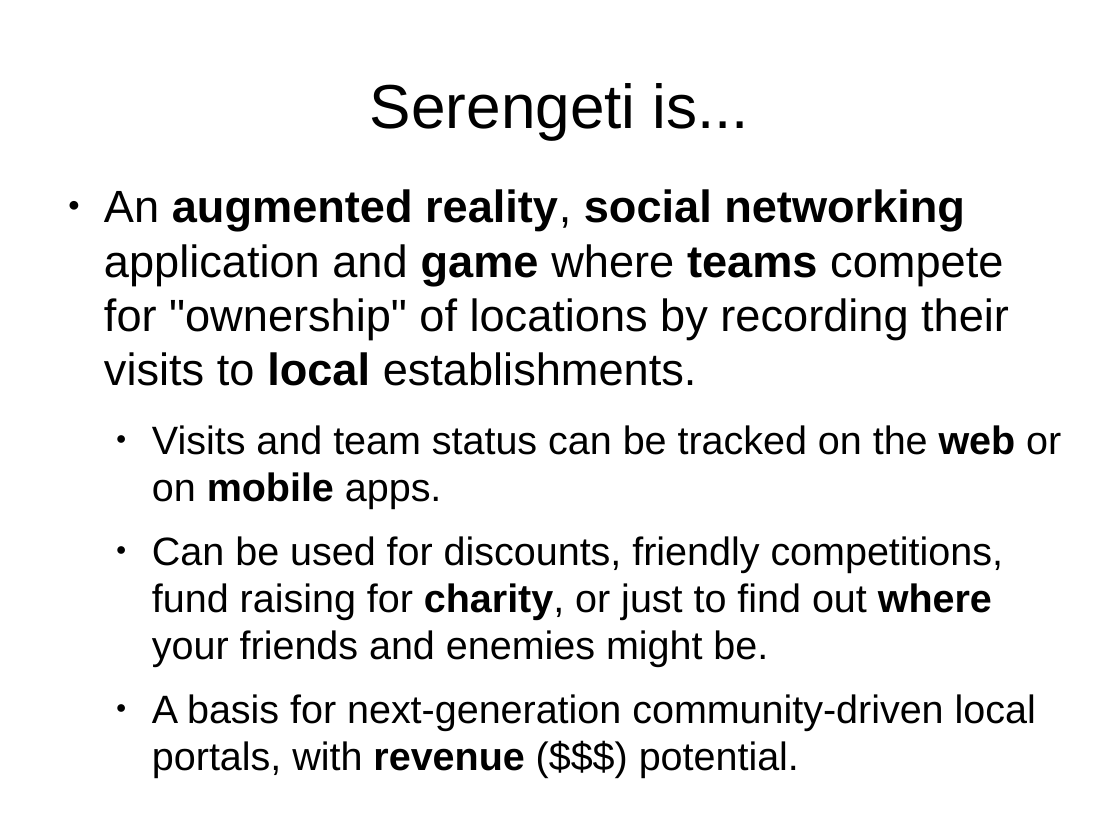
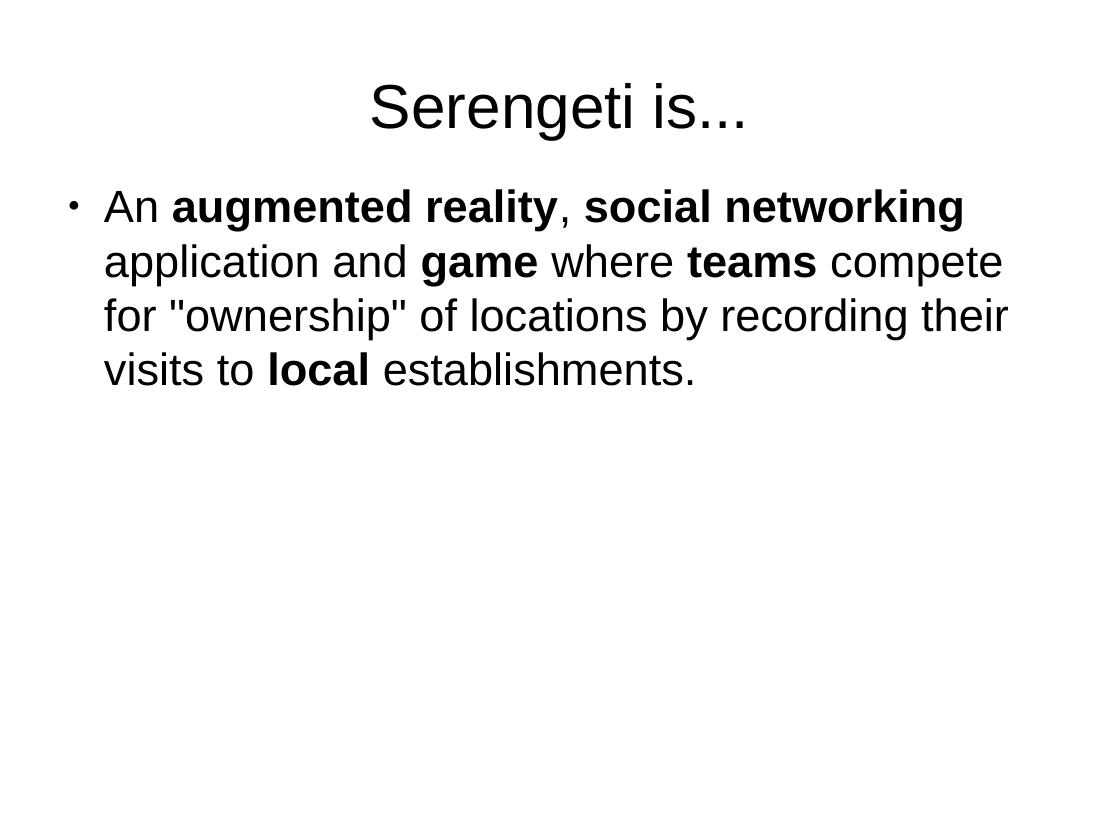
Before and after one commit to lmucs/playserengeti, a slide deck: slide 3 of serengeti/src/site/serengeti.odp. Drawn at 1120x840 pixels with LibreOffice and Linux fonts; fonts in the diff are those of the drawing. Boxes give left, top, right and bottom in pixels: in the first picture for what was removed or moved away, otherwise in the second. Text is boxed around its words. In the diff, an @@ line names an element or a change of style, - is before the commit and + after.

```diff
--- a/serengeti/src/site/serengeti.odp
+++ b/serengeti/src/site/serengeti.odp
@@ text at (152,425,1061,778): paragraphs removed @@
-  ● Visits and team status can be tracked on the web or on mobile apps.
-  ● Can be used for discounts, friendly competitions, fund raising for charity, or just to find out where your friends and enemies might be.
-  ● A basis for next-generation community-driven local portals, with revenue ($$$) potential.
```
Also in this commit, not shown: 5 other slides changed, 2 slides added, 1 slide removed.
